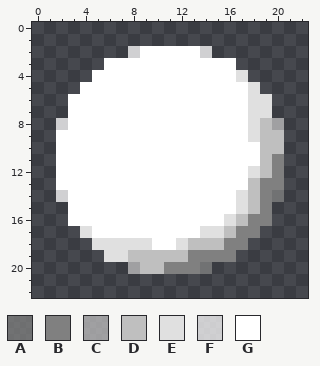
Edited in one commit: pixel-art sprite (authors/letters.png). Above, as it was before the edit.
Rulers count pixels.
Palette (. is transparent): A #808080bf  B #808080  C #bebebebf  D #bfbfbf  E #e0e0e0  F #fefefebf  G #ffffff
Pixels before, first column x 2:
 2 ......FGGGGGF......
 3 ....GGGGGGGGGGG....
 4 ...GGGGGGGGGGGGE...
 5 ..GGGGGGGGGGGGGGE..
 6 .GGGGGGGGGGGGGGGEE.
 7 .GGGGGGGGGGGGGGGEE.
 8 FGGGGGGGGGGGGGGGEDC
 9 GGGGGGGGGGGGGGGGEDD
10 GGGGGGGGGGGGGGGGGDD
11 GGGGGGGGGGGGGGGGGDB
12 GGGGGGGGGGGGGGGGEDB
13 GGGGGGGGGGGGGGGGDBB
14 FGGGGGGGGGGGGGGEDBA
15 .GGGGGGGGGGGGGGEDB.
16 .GGGGGGGGGGGGGEDBB.
17 ..EGGGGGGGGGEEDBB..
18 ...EEEEEGGEDDDBB...
19 ....EEDDDDDBBBB....
20 ......CDDBBBA......
Once edited:
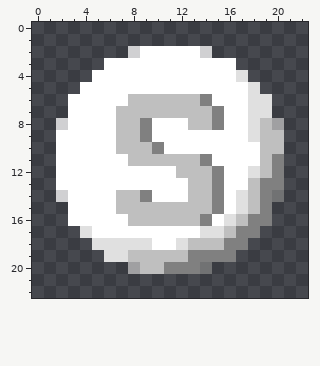
From old to new:
file 23x23 -> 92x92 pixels (blocks of 1x1 -> 4x4; one block is one cell here)
Colour G gives way to colour B in row 6 at x 14; in row 7 at x 15; in row 8 at x 9 and 15; in row 9 at x 9; in row 10 at x 10; in row 11 at x 14.
Colour G gives way to colour B in rows 12 to 13 at x 15; in row 14 at x 9 and 15; in row 15 at x 15; in row 16 at x 14.
Colour G gives way to colour D in row 6 at x 8 to 13; in row 7 at x 7 to 14; in row 8 at x 7 to 8 and 13 to 14; in row 9 at x 7 to 8; in row 10 at x 7 to 9; in row 11 at x 8 to 13.
Colour G gives way to colour D in row 12 at x 12 to 14; in row 13 at x 13 to 14; in row 14 at x 7 to 8 and 13 to 14; in row 15 at x 7 to 14; in row 16 at x 8 to 13.
